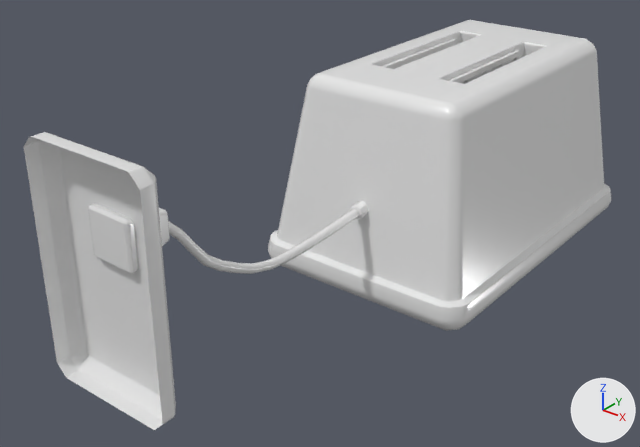
The FBX model Models/Toaster.fbx: old version first, new version second.
Before and after are seen from a camera (50 mm lens) standing at (-43.508, -9.99, 4.166) and looking at (-44.61, -8.612, 3.312). Lighting does not change. The marker at lower right points along +X, +Y and +Z. Where no turn or scale is listed for an object, it has been applied to the vertices.

Names of what the first picture shows: 'Toaster'.
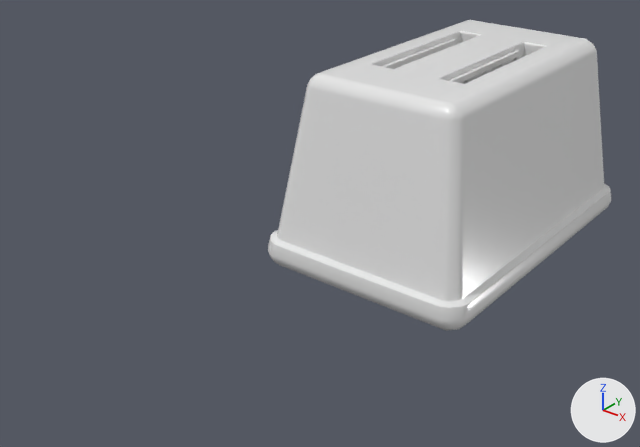
Location of each change, [x1, y1, x2, y2] in pixels of the pictures (640 x 447 px):
'Toaster', reshaped (41% narrower, 24% shorter): before [24, 20, 611, 430]; after [268, 20, 611, 331]
part 1 of me_mesh, deleted: before [168, 201, 368, 274]
part 2 of me_mesh, deleted: before [88, 204, 170, 273]
part 3 of me_mesh, deleted: before [24, 132, 176, 430]

Edits to the bpy script that builds the scene:
```text
Change me_mesh:
    where me_mesh.from_pydata(...)  # 3069 vertices, 6106 faces; spans x -0.28..0.28, y -0.76..0.76, z -0.28..0.28
    used by ob_toaster; location = (-44.541, -8.498, 3.408)
    me_mesh part 1: the loose piece of 208 vertices spanning x -0.02..0.02, y -0.68..0.21, z -0.09..0.15 is deleted
    me_mesh part 2: the loose piece of 96 vertices spanning x -0.05..0.05, y -0.73..-0.63, z 0.08..0.17 is deleted
    me_mesh part 3: the loose piece of 64 vertices spanning x -0.14..0.13, y -0.76..-0.71, z -0.17..0.28 is deleted
```
